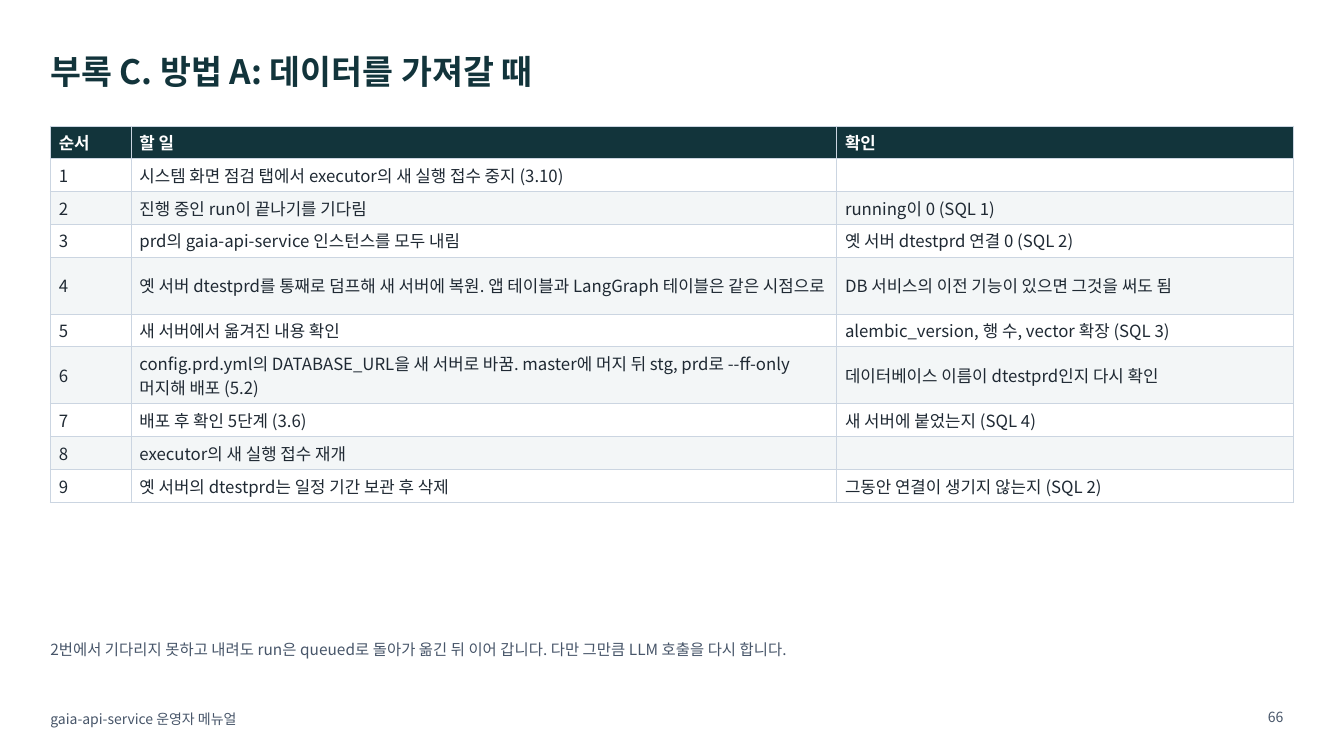
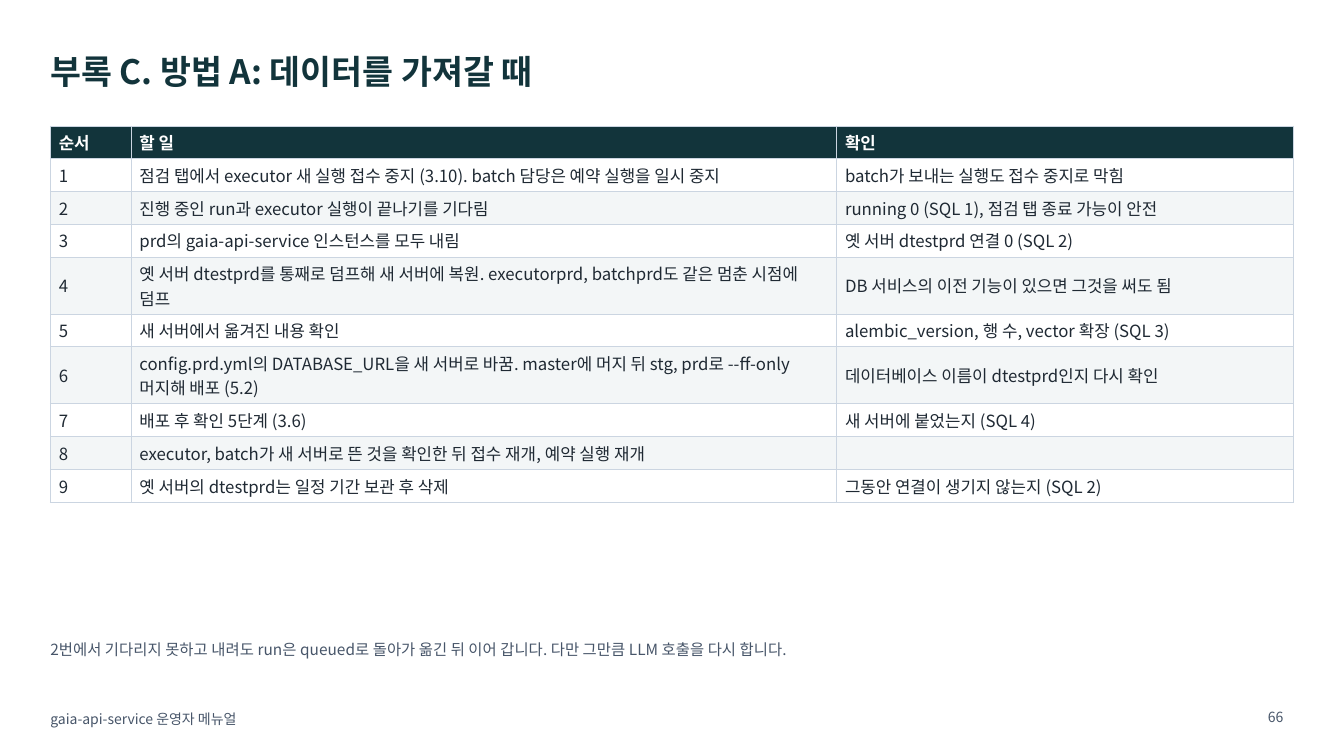
Before and after one commit to KimHwaJin/pr-agentic-service, a slide deck: slide 66 of docs/deliverables/08-operator-manual.pptx. Drawn at 1344x756 pixels with LibreOffice and Linux fonts; fonts in the diff are those of the drawing. Boxes give left, top, right and bottom in pixels: in the first picture for what was removed or moved away, otherwise in the second. Text is boxed around its words. In the diff, an @@ line names an element or a change of style, - is before the commit and + after.

```diff
--- a/docs/deliverables/08-operator-manual.pptx
+++ b/docs/deliverables/08-operator-manual.pptx
@@ table at (50,126,1294,501) @@
-row 2, column 2: 시스템 화면 점검 탭에서 executor의 새 실행 접수 중지 (3.10)
+row 2, column 2: 점검 탭에서 executor 새 실행 접수 중지 (3.10). batch 담당은 예약 실행을 일시 중지
-row 2, column 3: 
+row 2, column 3: batch가 보내는 실행도 접수 중지로 막힘
-row 3, column 2: 진행 중인 run이 끝나기를 기다림
+row 3, column 2: 진행 중인 run과 executor 실행이 끝나기를 기다림
-row 3, column 3: running이 0 (SQL 1)
+row 3, column 3: running 0 (SQL 1), 점검 탭 종료 가능이 안전
-row 5, column 2: 옛 서버 dtestprd를 통째로 덤프해 새 서버에 복원. 앱 테이블과 LangGraph 테이블은 같은 시점으로
+row 5, column 2: 옛 서버 dtestprd를 통째로 덤프해 새 서버에 복원. executorprd, batchprd도 같은 멈춘 시점에 덤프
-row 9, column 2: executor의 새 실행 접수 재개
+row 9, column 2: executor, batch가 새 서버로 뜬 것을 확인한 뒤 접수 재개, 예약 실행 재개
```
Also in this commit, not shown: 4 other slides changed, 1 slide added, 2 other files.
